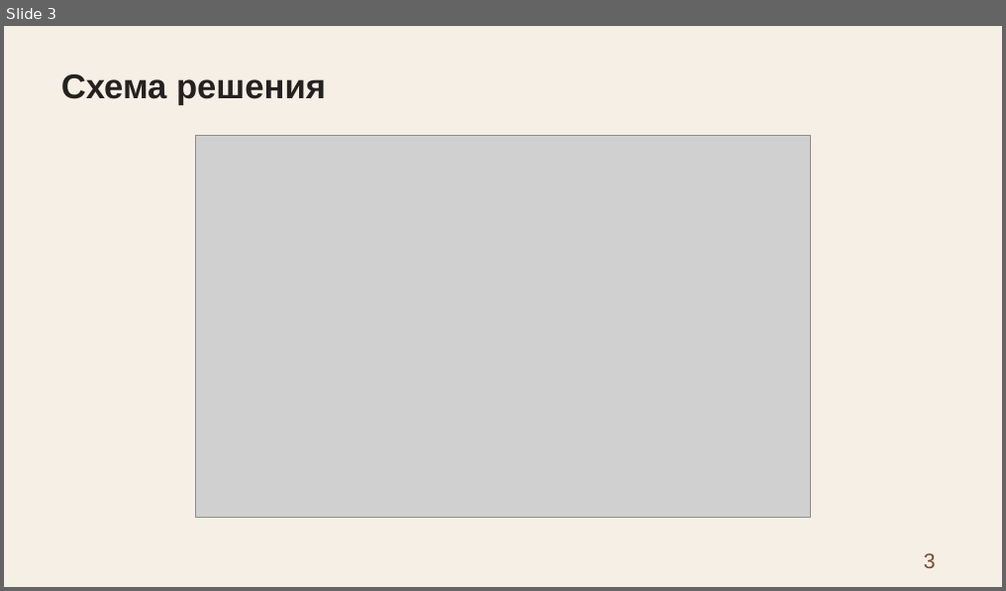
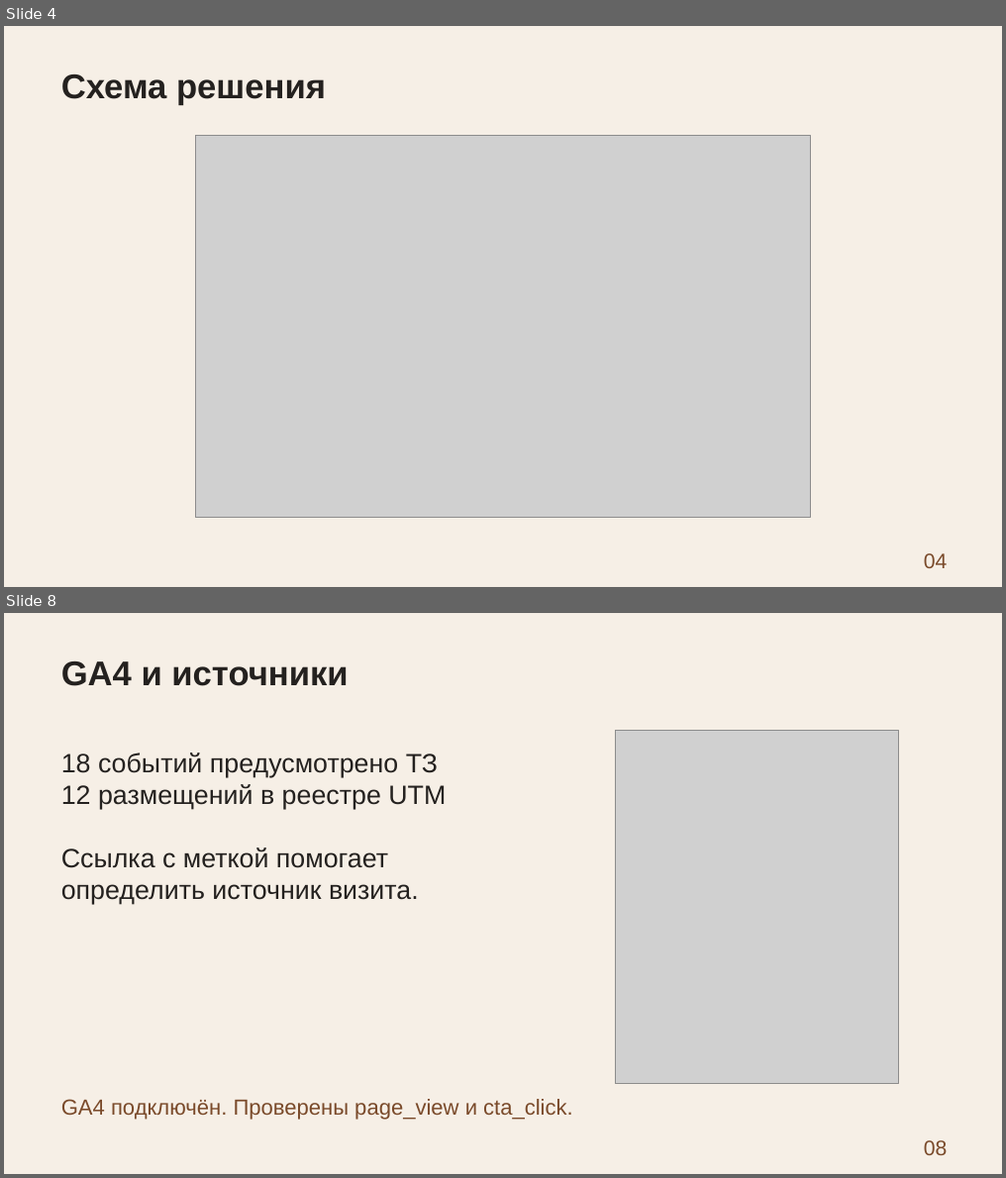
Before and after one commit to 4youmans/funnel-project, a slide deck: kursovaya_rabota/zerno7/presentation/zashchita.pptx. Shown one above the other, each under a label of ours: slide 3 before the commit, slides 4 and 8 after it; the slides between them are not shown. The pictures are 1006x591 and 1006x1178 pixels, drawn with LibreOffice and Linux fonts; fonts in the diff are those of the drawing; grey boxes stand for pictures. Boxes give left, top, right and bottom in pixels: in the first picture for what was removed or moved away, otherwise in the second. Text is boxed around its words. In the diff, an @@ line names an element or a change of style, - is before the commit and + after.

```diff
--- a/kursovaya_rabota/zerno7/presentation/zashchita.pptx
+++ b/kursovaya_rabota/zerno7/presentation/zashchita.pptx
@@ slide 8 added at <box>4,613,1002,1174</box>, background #F6EFE6 @@
@@ text added at <box>61,662,348,686</box>, 33 pt, text #24211F, bold @@
+GA4 и источники
@@ picture added at <box>616,730,899,1084</box> @@
@@ text added at <box>61,753,446,905</box>, 25.5 pt, text #24211F @@
+18 событий предусмотрено ТЗ
+12 размещений в реестре UTM
+Ссылка с меткой помогает
+определить источник визита.
@@ text added at <box>61,1099,573,1120</box>, 21 pt, text #7A4A2A @@
+GA4 подключён. Проверены page_view и cta_click.
@@ text added at <box>924,1141,947,1156</box>, 20.2 pt, text #7A4A2A @@
+08
@@ what was slide 3 is now slide 4 @@
@@ slide 4 changed as well @@
@@ text at <box>924,554,947,569</box>: text changed @@
-3
+04
```
Also in this commit, not shown: 2 other slides changed, 10 other slides added, 9 slides removed, 1 other file.
